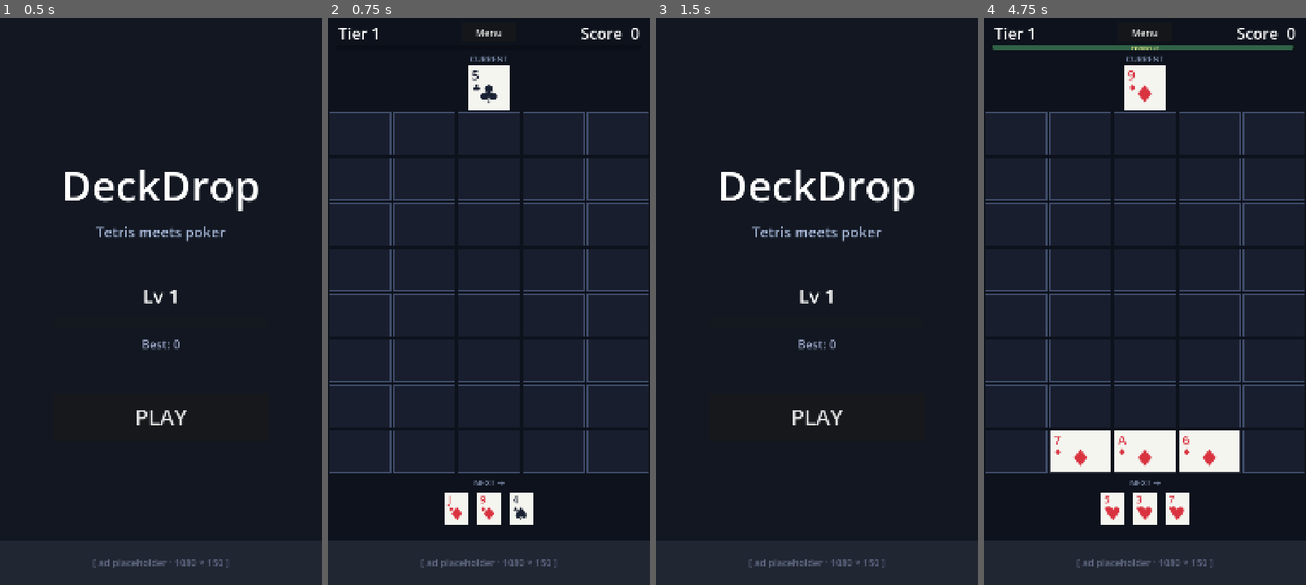
Above: before the commit, frames 1-4 (left to right).
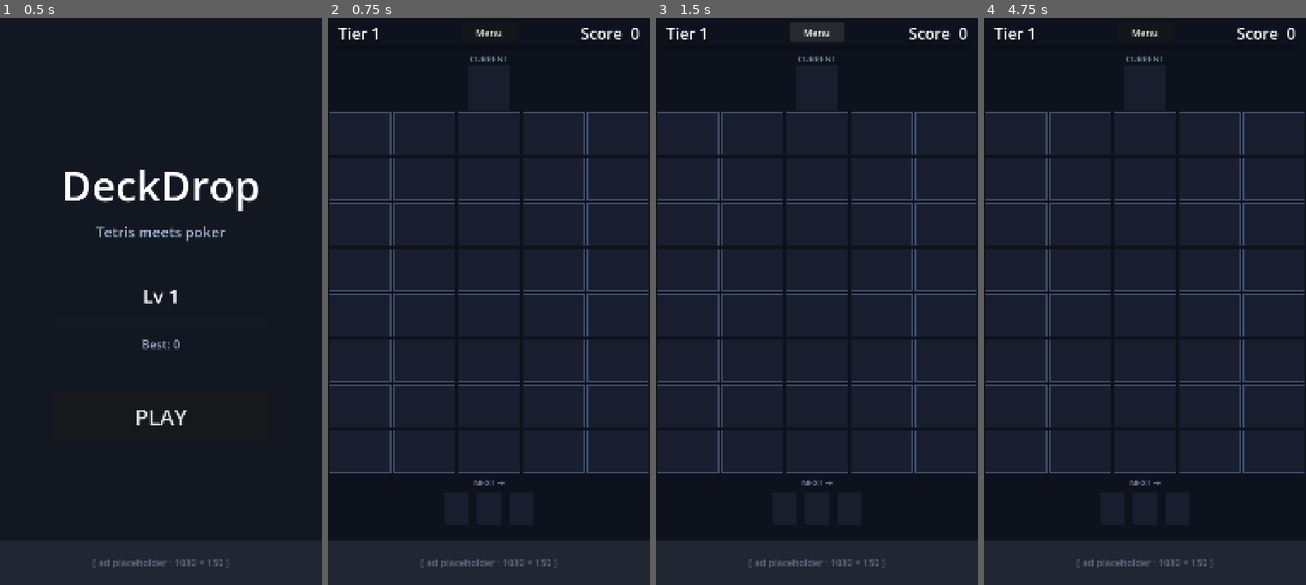
Above: after the commit, the same moments.

Repository: KrisCagle/Godot-CardStack
Game: Godot game, scene res://scenes/Title.tscn
Two runs of this game, one before a commit and one after it. Both use one fixed random seed, a clock stepped at 60 frames per second and the inputs below.
Inputs (mouse positions are in pixels of both pictures, inside the frame that each line leads up to):
- Up to frame 1 (0.5 s): no input
- Up to frame 2 (0.75 s): click "PLAY" at 0.5 s
- Up to frame 3 (1.5 s): click "Menu" at 1.25 s
- Up to frame 4 (4.75 s): click (1145, 414) at 2 s, where only the run before the commit has a clickable "PLAY"; move the mouse to (1145, 290) at 2.77 s; click (1145, 290) at 2.92 s; move the mouse to (1080, 329) at 3.52 s; click (1080, 329) at 3.67 s; move the mouse to (1177, 171) at 4.27 s; click (1177, 171) at 4.42 s

Frame 1 is identical in both runs. In frame 2, 2.2% of the frame differs, in the area x 36-64%, y 8-90%; in frame 3, 5.7%; in frame 4, 7.5%, in the area x 2-97%, y 4-90%.
Error after the commit: Parse Error: Cannot infer the type of "rect" variable because the value doesn't have a set type. (res://scripts/game.gd:358)

Commit message:
Polish: hand-name popups, clear particles, screen shake
Every scoring hand now spawns a floating popup at the center of its
cleared cells: "FLUSH +135" pops in with a slight back-ease scale,
drifts upward 160px over a second, then fades out. Color is keyed to
hand rarity (gold for Royal Flush, bronze for Straight Flush, purple
for Quads, cyan for Full House, green for Flush, yellow for Straight,
white otherwise) so the player learns relative value at a glance.

Cleared cells emit a CPUParticles2D burst (14 particles, gravity, warm
gold). Cascade tiers ≥2 trigger a small screen shake on the playfield;
Four-of-a-Kind or rarer triggers a bigger one. Shake uses a re-entrant
tween that captures the un-shaken position on first call so back-to-back
shakes don't drift.

SFX deferred — no audio assets yet, AudioStreamGenerator pass can wait
until the visual feel is locked in.

Diff:
--- a/DeckDrop/scripts/game.gd
+++ b/DeckDrop/scripts/game.gd
@@ -12,6 +12,11 @@
 ## Game over: triggered when any column overflows (a card lands in row 0).
 ## End-of-run hands XP to SaveData (score/100 + first-time-hand bonuses) and
 ## shows the GameOverPanel with Play Again / Menu.
+##
+## Polish: every scoring hand spawns a floating popup ("FLUSH +135") that
+## drifts up and fades; cleared cells burst particles; cascade tiers ≥2 and
+## any hand at Four-of-a-Kind or rarer trigger a screen shake on the
+## playfield.
 
 const PREVIEW_SIZE := 3
 const DROP_DURATION := 0.26
@@ -61,6 +66,9 @@
 var _best_hand_name: String = ""
 var _best_hand_score: int = 0
 var _hands_seen_this_run: Dictionary = {}
+
+var _shake_tween: Tween = null
+var _shake_orig: Vector2 = Vector2.ZERO
 
 
 func _ready() -> void:
@@ -161,6 +169,9 @@
 			break
 		cascade_tier += 1
 		var tier_mult := 1.0 + float(cascade_tier - 1) * 0.5
+		if cascade_tier >= 2:
+			_shake(7.0, 0.18)
+
 		var all_cells: Array = []
 		for g in groups:
 			var earned := int(round(float(g.score) * tier_mult * combo_mult))
@@ -174,6 +185,11 @@
 
 			print("[score] %s (%s) %d × tier %.1f × combo %.1f → %d  (total %d)" \
 				% [g.name, g.axis, g.score, tier_mult, combo_mult, earned, score])
+
+			_spawn_hand_popup(g, earned)
+			if int(g.rank) >= HandEvaluator.HandRank.FOUR_OF_A_KIND:
+				_shake(14.0, 0.30)
+
 		_refresh_score()
 
 		var seen: Dictionary = {}
@@ -182,6 +198,8 @@
 			if not seen.has(c):
 				seen[c] = true
 				unique_cells.append(c)
+
+		_spawn_clear_particles(unique_cells)
 		playfield.clear_cells(unique_cells)
 		await get_tree().create_timer(CLEAR_DELAY).timeout
 		playfield.apply_gravity()
@@ -193,7 +211,6 @@
 	_is_animating = false
 	_combo_timer = 0.0
 
-	# First-time hand bonuses: claim each new-to-player hand seen this run.
 	var first_time_bonus := 0
 	for hand_name in _hands_seen_this_run.keys():
 		var hn: String = hand_name
@@ -246,7 +263,6 @@
 	return t
 
 
-# Tier 1-2 → 3 previews, 3-4 → 2, 5-6 → 1, 7+ → 0 (only current visible).
 func _active_preview_count() -> int:
 	if _tier <= 2:
 		return 3
@@ -303,6 +319,111 @@
 	combo_bar.modulate = fill
 
 
+# --- polish: popups, particles, screen shake ---
+
+
+func _spawn_hand_popup(g: Dictionary, earned: int) -> void:
+	var popup := Label.new()
+	popup.text = "%s   +%d" % [String(g.name).to_upper(), earned]
+	popup.add_theme_font_size_override("font_size", 56)
+	var c := _color_for_hand_rank(int(g.rank))
+	popup.add_theme_color_override("font_color", c)
+	popup.add_theme_color_override("font_outline_color", Color(0, 0, 0, 0.9))
+	popup.add_theme_constant_override("outline_size", 10)
+	popup.z_index = 100
+	popup.mouse_filter = Control.MOUSE_FILTER_IGNORE
+	add_child(popup)
+	await get_tree().process_frame
+
+	var center := _center_of_cells(g.get("cells", []))
+	popup.position = center - popup.size * 0.5
+	popup.pivot_offset = popup.size * 0.5
+	popup.scale = Vector2(0.55, 0.55)
+	var start_y := popup.position.y
+
+	var tween := create_tween().set_parallel(true)
+	tween.tween_property(popup, "position:y", start_y - 160.0, 1.0) \
+		.set_trans(Tween.TRANS_QUAD).set_ease(Tween.EASE_OUT)
+	tween.tween_property(popup, "scale", Vector2(1.0, 1.0), 0.20) \
+		.set_trans(Tween.TRANS_BACK).set_ease(Tween.EASE_OUT)
+	tween.tween_property(popup, "modulate:a", 0.0, 0.40).set_delay(0.55)
+
+	await tween.finished
+	popup.queue_free()
+
+
+func _spawn_clear_particles(cells: Array) -> void:
+	for cell in cells:
+		var p: Vector2i = cell
+		var rect := playfield.cell_local_rect(p.x, p.y)
+		var center := playfield.global_position + rect.position + rect.size * 0.5
+		var particles := CPUParticles2D.new()
+		particles.position = center
+		particles.amount = 14
+		particles.lifetime = 0.55
+		particles.one_shot = true
+		particles.explosiveness = 1.0
+		particles.direction = Vector2.UP
+		particles.spread = 180.0
+		particles.initial_velocity_min = 140.0
+		particles.initial_velocity_max = 290.0
+		particles.gravity = Vector2(0, 640)
+		particles.scale_amount_min = 3.0
+		particles.scale_amount_max = 6.0
+		particles.color = Color(1.0, 0.92, 0.65, 1.0)
+		particles.z_index = 50
+		add_child(particles)
+		particles.emitting = true
+		get_tree().create_timer(particles.lifetime + 0.3).timeout.connect(particles.queue_free)
+
+
+func _shake(intensity: float, duration: float) -> void:
+	if _shake_tween != null and _shake_tween.is_valid():
+		_shake_tween.kill()
+		playfield.position = _shake_orig
+	else:
+		_shake_orig = playfield.position
+
+	_shake_tween = create_tween()
+	var elapsed := 0.0
+	var step := 0.045
+	while elapsed < duration:
+		var amp := intensity * (1.0 - elapsed / duration)
+		var offset := Vector2(randf_range(-amp, amp), randf_range(-amp, amp))
+		_shake_tween.tween_property(playfield, "position", _shake_orig + offset, step)
+		elapsed += step
+	_shake_tween.tween_property(playfield, "position", _shake_orig, 0.05)
+
+
+func _center_of_cells(cells: Array) -> Vector2:
+	if cells.is_empty():
+		return playfield.global_position + playfield.size * 0.5
+	var sum := Vector2.ZERO
+	for cell in cells:
+		var p: Vector2i = cell
+		var rect := playfield.cell_local_rect(p.x, p.y)
+		sum += playfield.global_position + rect.position + rect.size * 0.5
+	return sum / float(cells.size())
+
+
+func _color_for_hand_rank(rank: int) -> Color:
+	match rank:
+		HandEvaluator.HandRank.ROYAL_FLUSH:
+			return Color(1.0, 0.85, 0.30)
+		HandEvaluator.HandRank.STRAIGHT_FLUSH:
+			return Color(0.95, 0.65, 0.30)
+		HandEvaluator.HandRank.FOUR_OF_A_KIND:
+			return Color(0.85, 0.40, 0.95)
+		HandEvaluator.HandRank.FULL_HOUSE:
+			return Color(0.40, 0.80, 0.95)
+		HandEvaluator.HandRank.FLUSH:
+			return Color(0.50, 0.88, 0.50)
+		HandEvaluator.HandRank.STRAIGHT:
+			return Color(0.95, 0.78, 0.45)
+		_:
+			return Color(0.90, 0.90, 0.94)
+
+
 func _on_play_again_pressed() -> void:
 	_start_new_game()
 
